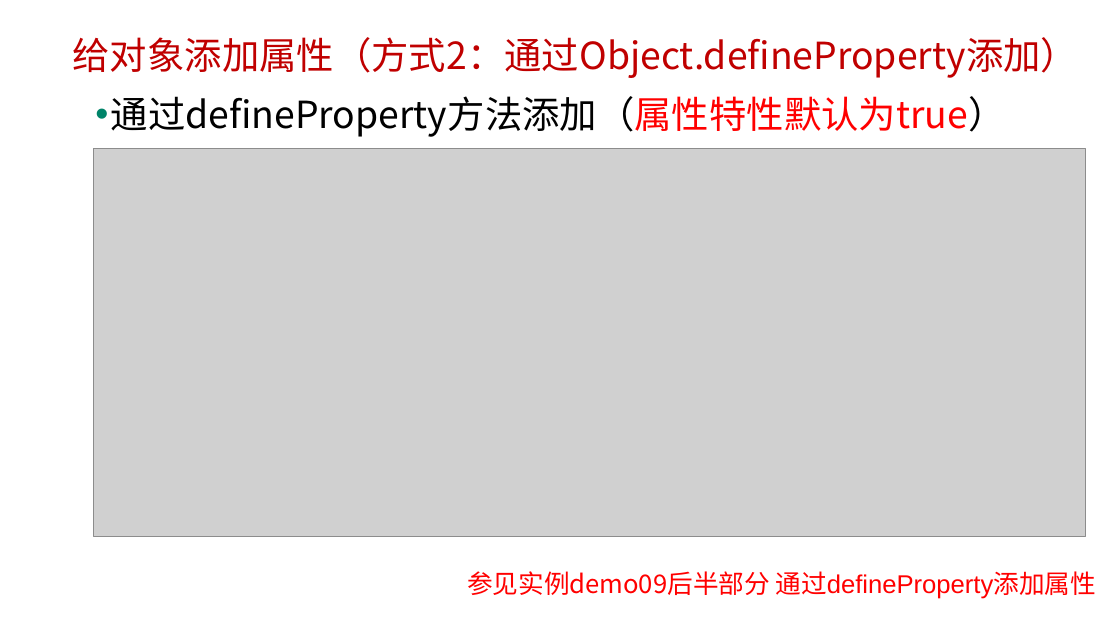
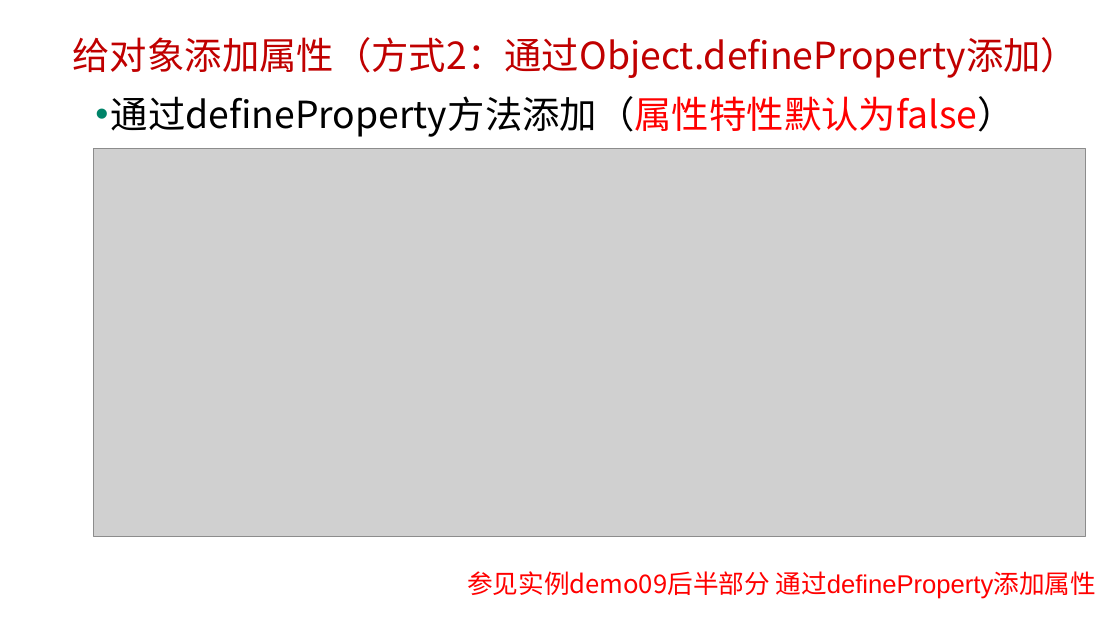
Before and after one commit to edu2act/course-javascript-advanced, a slide deck: slide 20 of 课程PPT/06.JavaScript对象（6、对象属性特性）.pptx. Drawn at 1120x630 pixels with LibreOffice and Linux fonts; fonts in the diff are those of the drawing; grey boxes stand for pictures; background and template pictures are left out. Boxes give left, top, right and bottom in pixels: in the first picture for what was removed or moved away, otherwise in the second. Text is boxed around its words. In the diff, an @@ line names an element or a change of style, - is before the commit and + after.

```diff
--- a/课程PPT/06.JavaScript对象（6、对象属性特性）.pptx
+++ b/课程PPT/06.JavaScript对象（6、对象属性特性）.pptx
@@ text at [111,96,1015,137]: text changed @@
-• 通过defineProperty方法添加（属性特性默认为true）
+• 通过defineProperty方法添加（属性特性默认为false）
```
Also in this commit, not shown: 1 other slide changed, 3 other files.
